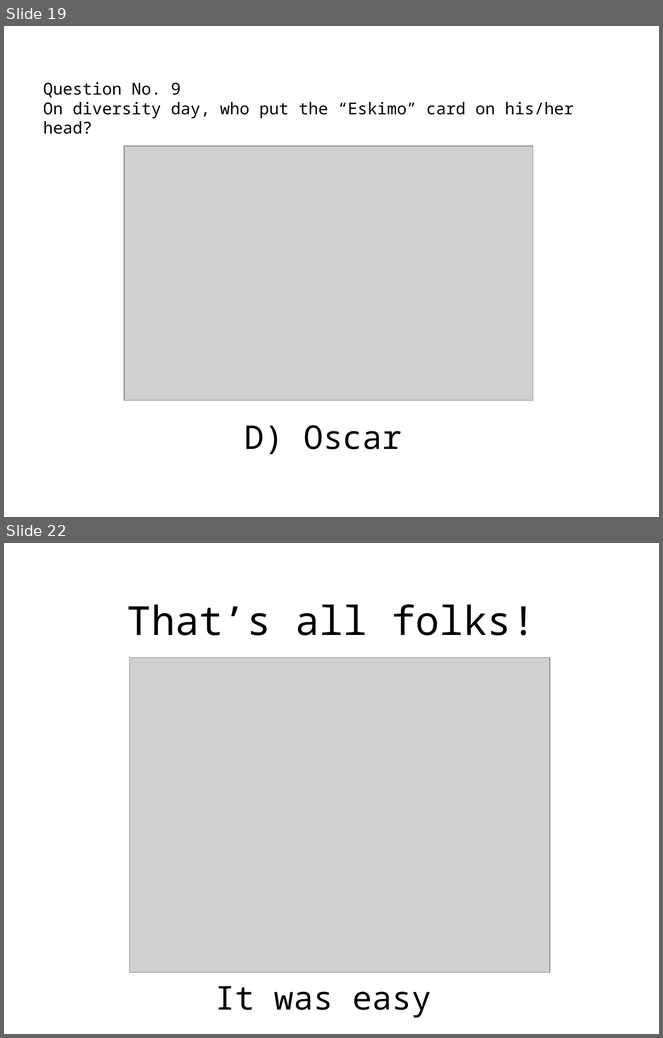
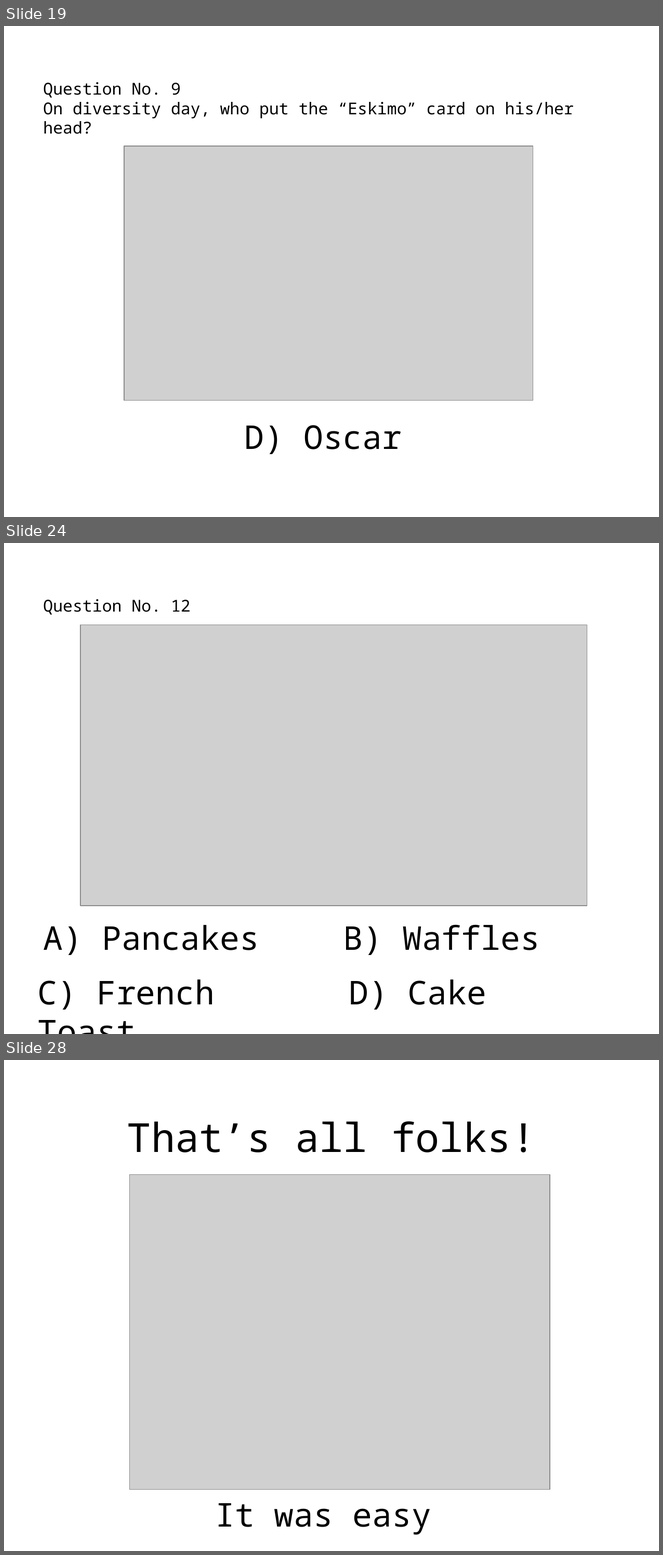
Before and after one commit to abartoha/quiz, a slide deck: The Office/The Office.pptx. Shown one above the other, each under a label of ours: slides 19 and 22 before the commit, slides 19, 24 and 28 after it; the slides between them are not shown. The pictures are 663x1038 and 663x1555 pixels, drawn with LibreOffice and Linux fonts; fonts in the diff are those of the drawing; grey boxes stand for pictures; background and template pictures are left out. Boxes give left, top, right and bottom in pixels: in the first picture for what was removed or moved away, otherwise in the second. Text is boxed around its words. In the diff, an @@ line names an element or a change of style, - is before the commit and + after.

```diff
--- a/The Office/The Office.pptx
+++ b/The Office/The Office.pptx
@@ slide 24 added at [4,543,659,1034], background picture (left out) @@
@@ text added at [43,599,191,615], 18 pt, text #000000 @@
+Question No. 12
@@ picture added at [80,625,587,906] @@
@@ text added at [43,925,259,955], 36 pt, text #000000 @@
+A) Pancakes
@@ text added at [344,925,540,955], 36 pt, text #000000 @@
+B) Waffles
@@ text added at [38,980,215,1010], 36 pt, text #000000 @@
+C) French Toast
@@ text added at [349,980,487,1010], 36 pt, text #000000 @@
+D) Cake
@@ what was slide 22 is now slide 28 @@
```
Also in this commit, not shown: 2 slides changed, 5 other slides added, 3 other files.
